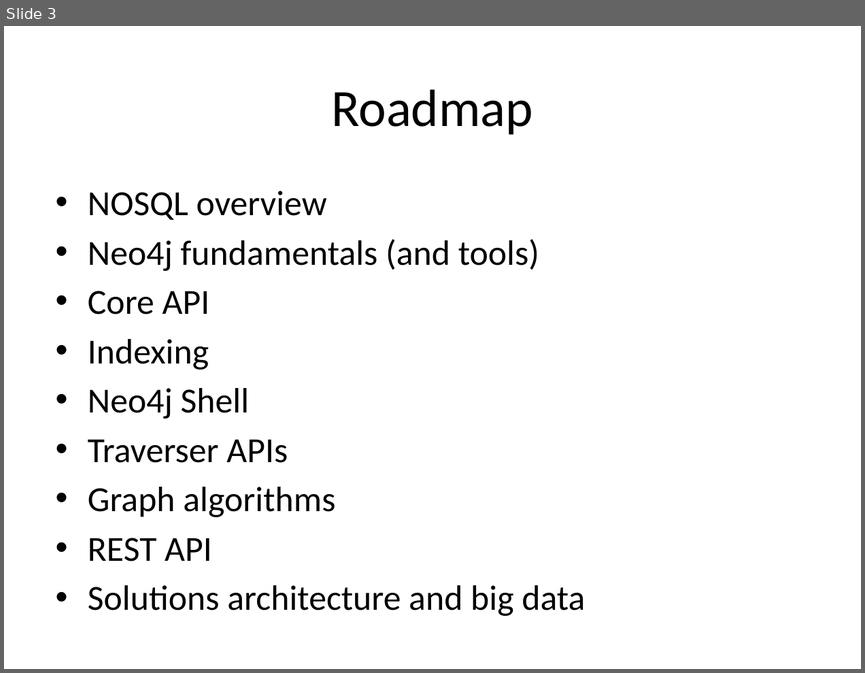
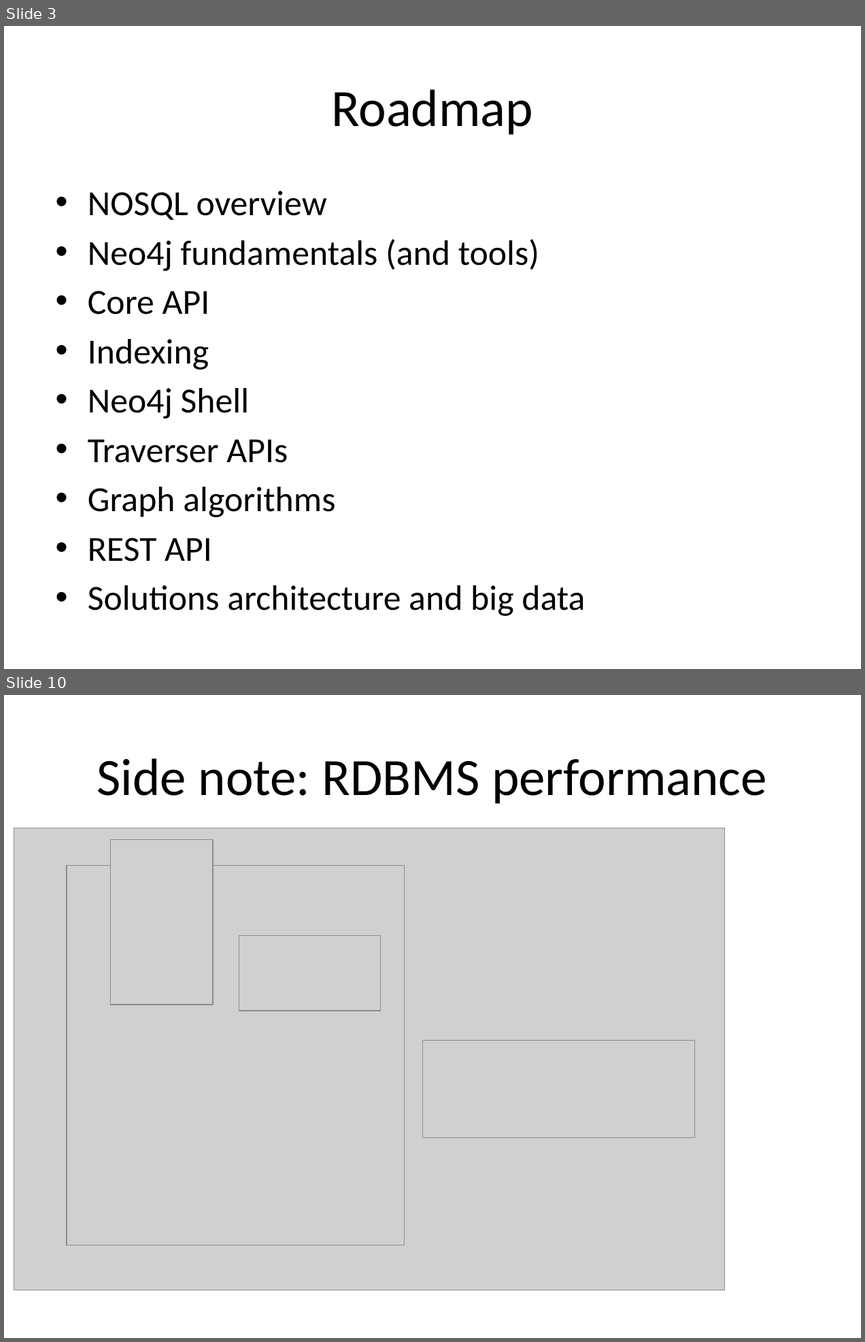
Before and after one commit to jimwebber/neo4j-tutorial, a slide deck: presentation/A Programmatic Introduction to Neo4j.pptx. Shown one above the other, each under a label of ours: slide 3 before the commit, slides 3 and 10 after it; the slides between them are not shown. The pictures are 865x673 and 865x1342 pixels, drawn with LibreOffice and Linux fonts; fonts in the diff are those of the drawing; grey boxes stand for pictures; background and template pictures are left out. Boxes give left, top, right and bottom in pixels: in the first picture for what was removed or moved away, otherwise in the second. Text is boxed around its words. In the diff, an @@ line names an element or a change of style, - is before the commit and + after.

```diff
--- a/presentation/A Programmatic Introduction to Neo4j.pptx
+++ b/presentation/A Programmatic Introduction to Neo4j.pptx
@@ slide 10 added at (x1=4, y1=695, x2=861, y2=1338), background #FFFFFF @@
@@ title added at (x1=97, y1=758, x2=766, y2=804), 44 pt, text #000000 @@
+Side note: RDBMS performance
@@ picture added at (x1=14, y1=828, x2=725, y2=1289) @@
@@ picture added at (x1=110, y1=840, x2=213, y2=1004) @@
@@ picture added at (x1=67, y1=866, x2=404, y2=1245) @@
@@ picture added at (x1=239, y1=935, x2=380, y2=1011) @@
@@ picture added at (x1=423, y1=1040, x2=695, y2=1137) @@
```
Also in this commit, not shown: 6 other slides added.
